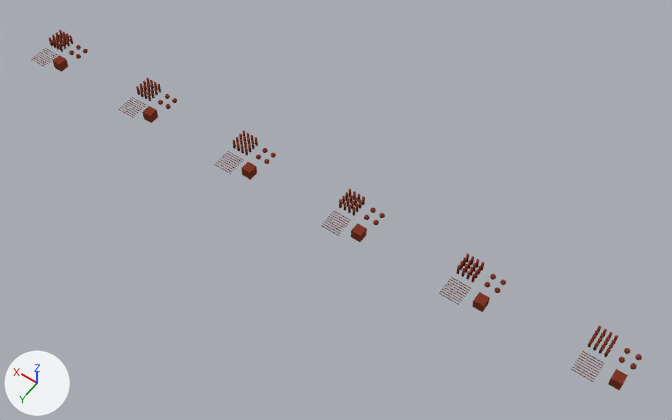
One commit to the Blender file materials/materials_bridge_recolour.blend: the scene before it, then after it.
Camera for both pictures: a camera (50 mm lens) standing at (-26.4, 17.1, 26.9) and looking at (-14.0, -0.2, -0.3). The axes (+X, +Y, +Z) are drawn at lower left. The lights are the same throughout.
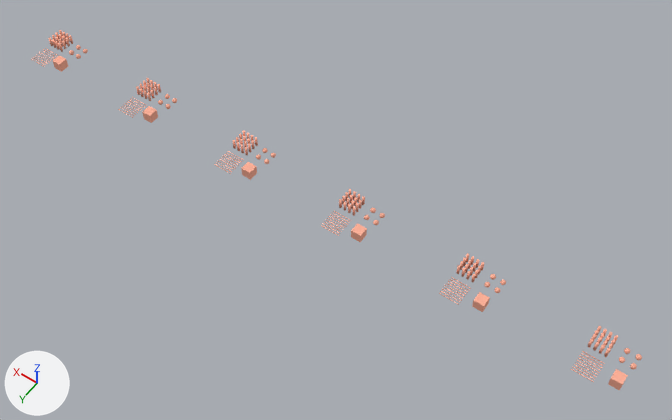
Where the change shows, as pixel boxes (x1, y1, x2, y2) in the pictures (672 x 420 px):
'Plane.022', recoloured (red to beige)
    both: (571, 326, 642, 390)
'Plane.014', recoloured (red to beige)
    both: (439, 253, 506, 312)
'Plane.006', recoloured (red to beige)
    both: (321, 189, 385, 242)
'Plane.005', recoloured (red to beige)
    both: (214, 130, 276, 180)
'Plane.004', recoloured (red to beige)
    both: (118, 78, 177, 123)
'Plane.011', recoloured (red to beige)
    both: (31, 30, 88, 72)

What changed in the scene script:
```text
Change mat_bridge_tiles:
    mat_bridge_tiles.base_color: (0.216, 0.0395, 0.0212) -> (1.0, 0.445, 0.323)  # red #803828 -> beige #ffb29a
Change mat_bridge_brick:
    mat_bridge_brick.base_color: (0.216, 0.0395, 0.0212) -> (1.0, 0.445, 0.323)  # red #803828 -> beige #ffb29a
Change mat_bridge_grunge:
    mat_bridge_grunge.base_color: (0.216, 0.0395, 0.0212) -> (1.0, 0.445, 0.323)  # red #803828 -> beige #ffb29a
Change mat_bridge_patchy:
    mat_bridge_patchy.base_color: (0.216, 0.0395, 0.0212) -> (1.0, 0.445, 0.323)  # red #803828 -> beige #ffb29a
Change mat_bridge_gloss:
    mat_bridge_gloss.base_color: (0.216, 0.0395, 0.0212) -> (1.0, 0.445, 0.323)  # red #803828 -> beige #ffb29a
Change mat_bridge_normal:
    mat_bridge_normal.base_color: (0.216, 0.0395, 0.0212) -> (1.0, 0.445, 0.323)  # red #803828 -> beige #ffb29a
```
